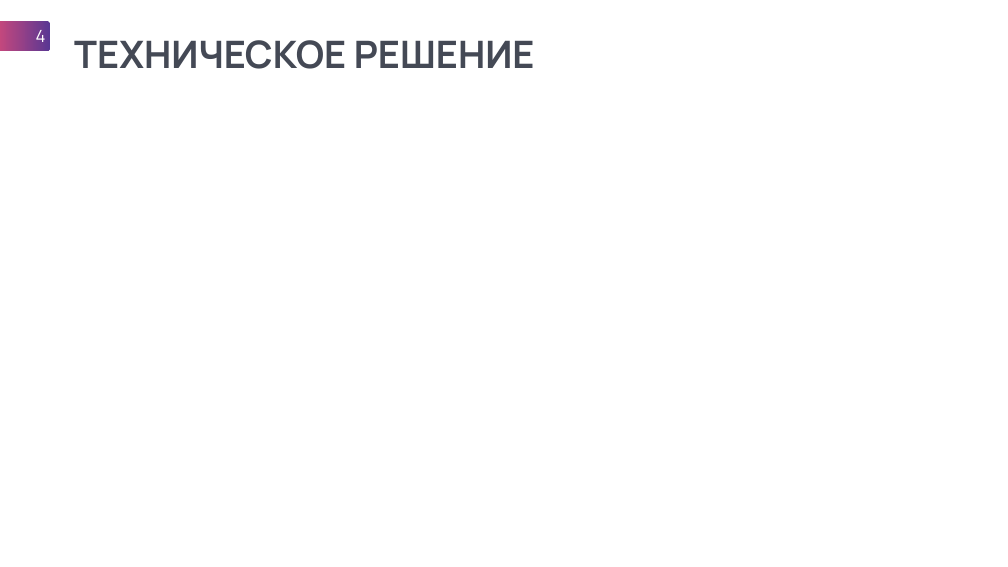
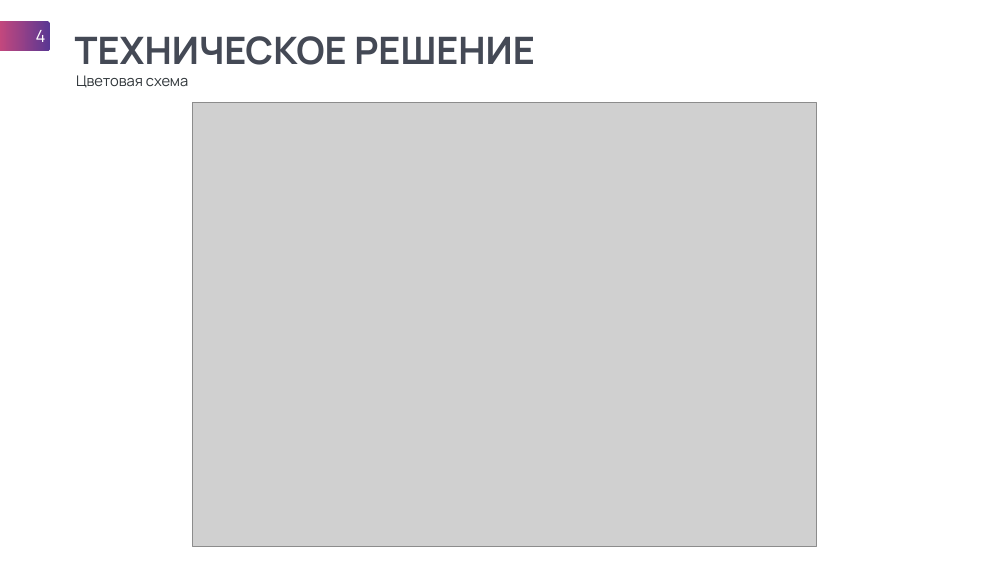
Before and after one commit to adonixis/MFC56, a slide deck: slide 4 of Презентация Выйти из IT.pptx. Drawn at 1008x567 pixels with LibreOffice and Linux fonts; fonts in the diff are those of the drawing; grey boxes stand for pictures. Boxes give left, top, right and bottom in pixels: in the first picture for what was removed or moved away, otherwise in the second. Text is boxed around its words. In the diff, an @@ line names an element or a change of style, - is before the commit and + after.

```diff
--- a/Презентация Выйти из IT.pptx
+++ b/Презентация Выйти из IT.pptx
@@ text "ТЕХНИЧЕСКОЕ РЕШЕНИЕ": place and size @@
-text "ТЕХНИЧЕСКОЕ РЕШЕНИЕ" at box(74, 40, 535, 69)
+text "ТЕХНИЧЕСКОЕ РЕШЕНИЕ" at box(75, 36, 535, 65)
@@ text added at box(76, 75, 188, 88), 28 pt, text #31373B @@
+Цветовая схема
@@ picture added at box(192, 102, 816, 546) @@
```
Also in this commit, not shown: 2 other slides changed, 3 slides added.
